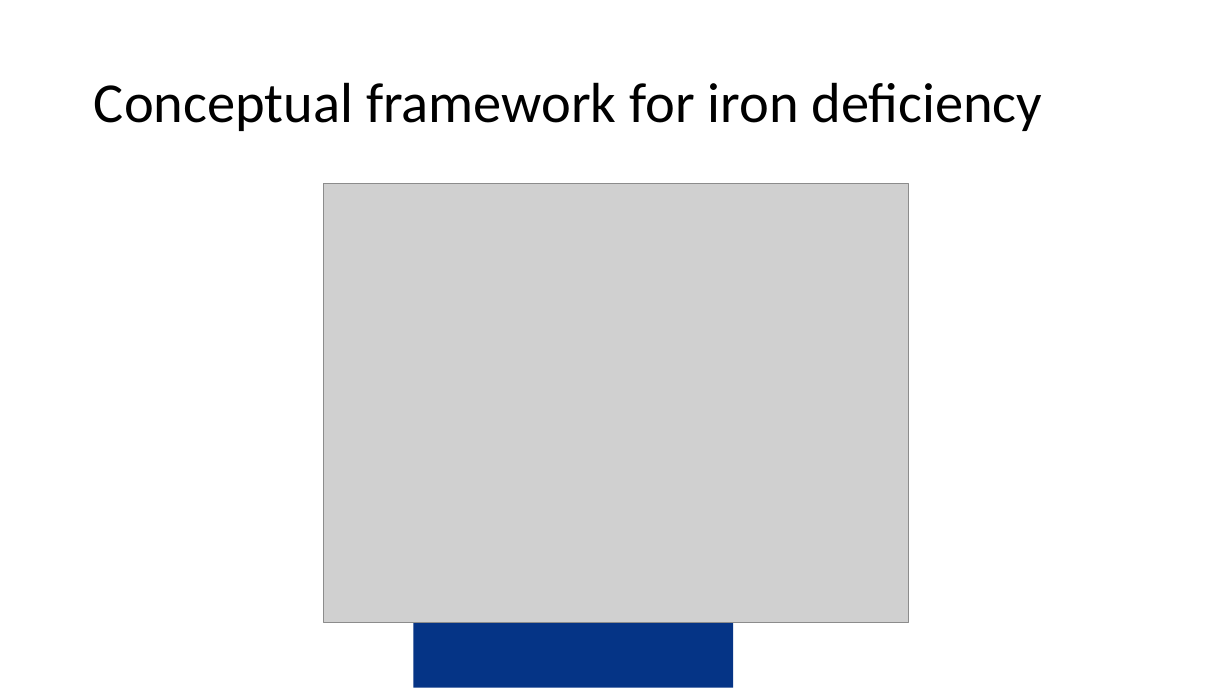
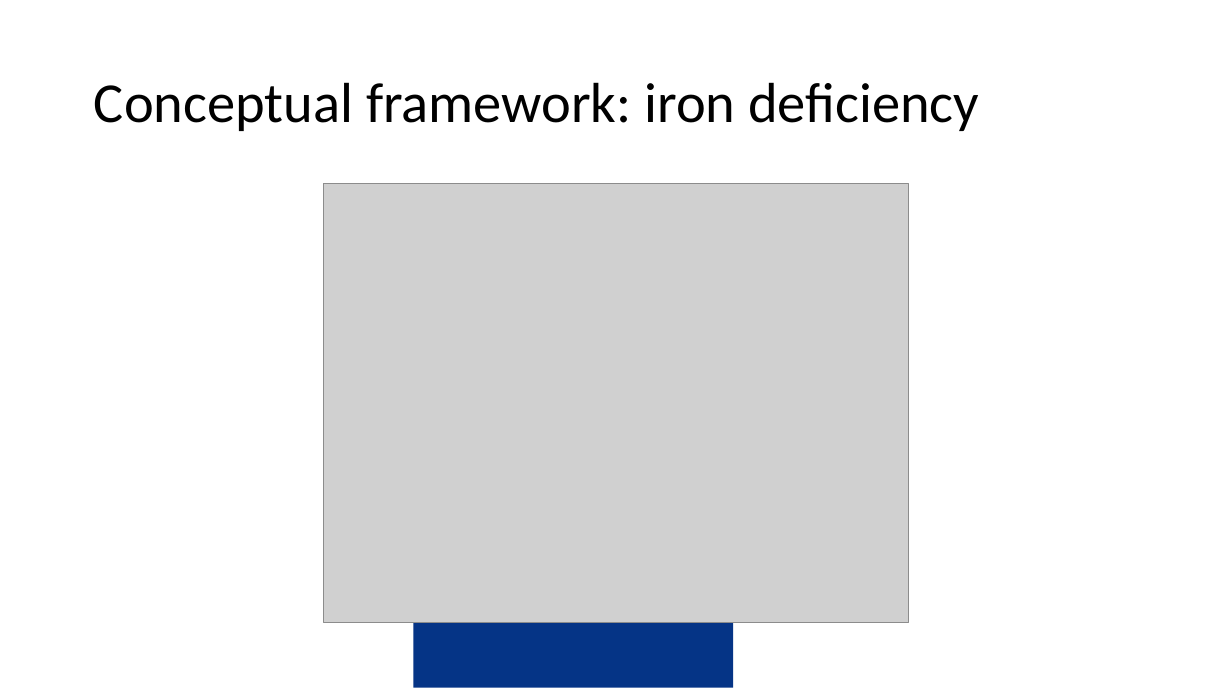
Before and after one commit to amertens/mn-prediction, a slide deck: slide 9 of docs/slides/MN-proxy-Ghana-presentation-2026-09.pptx (slide 7 before the commit). Drawn at 1232x693 pixels with LibreOffice and Linux fonts; fonts in the diff are those of the drawing; grey boxes stand for pictures; background and template pictures are left out. Boxes give left, top, right and bottom in pixels: in the first picture for what was removed or moved away, otherwise in the second. Text is boxed around its words. In the diff, an @@ line names an element or a change of style, - is before the commit and + after.

```diff
--- a/docs/slides/MN-proxy-Ghana-presentation-2026-09.pptx
+++ b/docs/slides/MN-proxy-Ghana-presentation-2026-09.pptx
@@ title at box(94, 82, 979, 131): text changed @@
-Conceptual framework for iron deficiency
+Conceptual framework: iron deficiency
```
Also in this commit, not shown: 19 other slides changed, 30 slides added, 20 slides removed, 7 other files.
